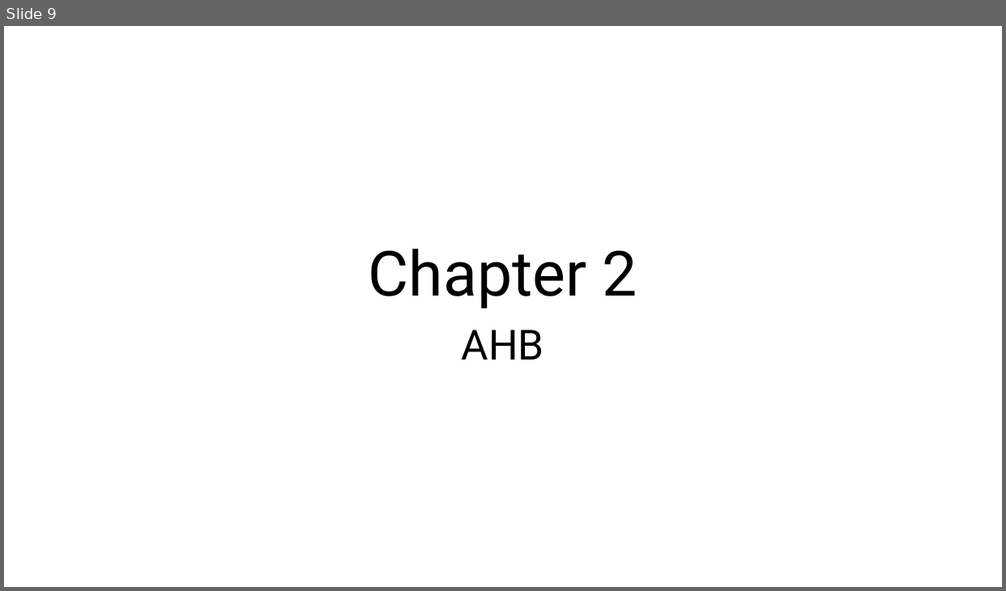
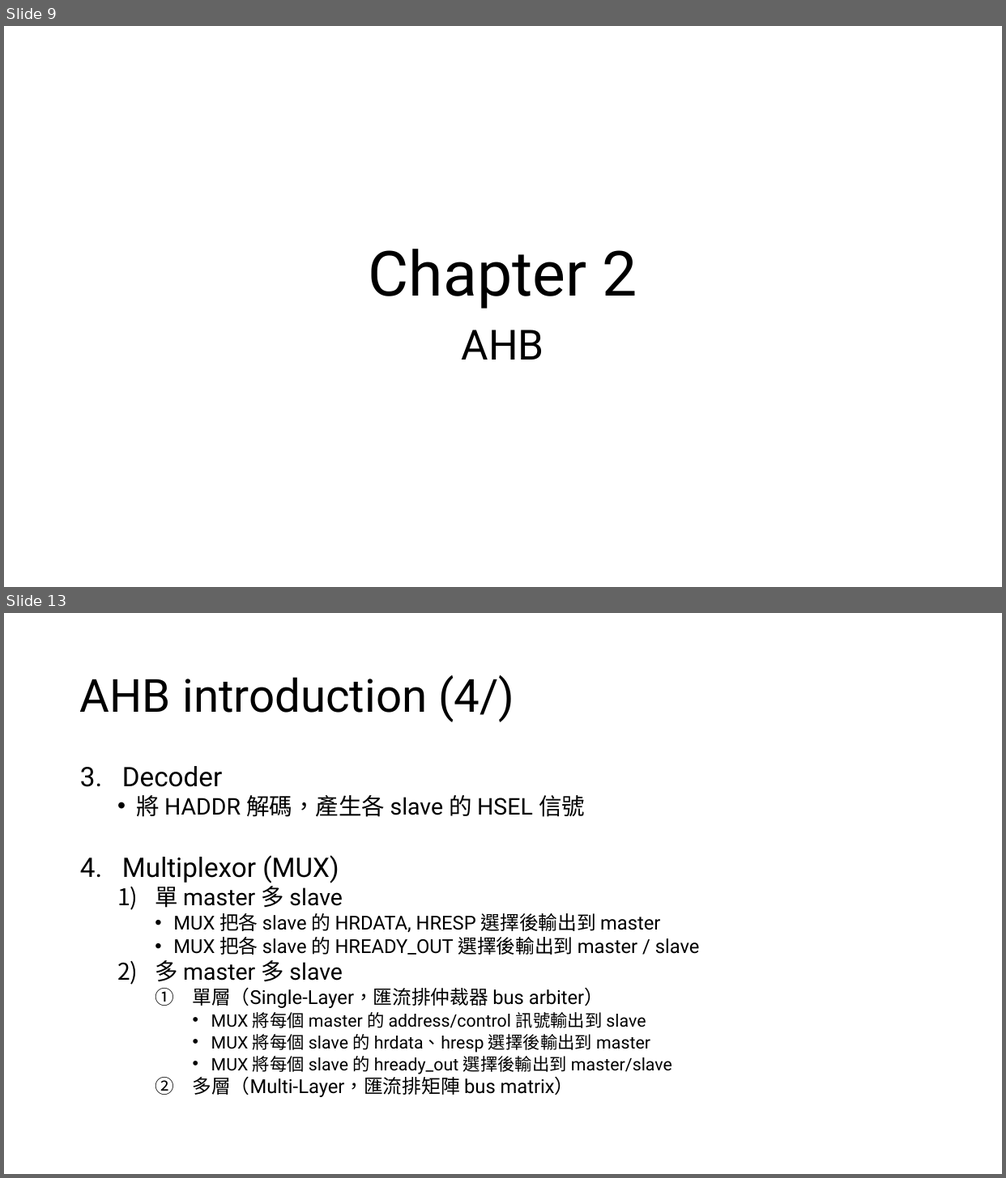
Before and after one commit to s9001055/DV_learning, a slide deck: AMBA/AMBA_learning.pptx. Shown one above the other, each under a label of ours: slide 9 before the commit, slides 9 and 13 after it; the slides between them are not shown. The pictures are 1006x591 and 1006x1178 pixels, drawn with LibreOffice and Linux fonts; fonts in the diff are those of the drawing. Boxes give left, top, right and bottom in pixels: in the first picture for what was removed or moved away, otherwise in the second. Text is boxed around its words. In the diff, an @@ line names an element or a change of style, - is before the commit and + after.

Commit message:
Modufy: AMBA/AMBA_learning.pptx 1. Add chapter 2 AHB introduction

```diff
--- a/AMBA/AMBA_learning.pptx
+++ b/AMBA/AMBA_learning.pptx
@@ slide 13 added at (4, 613, 1002, 1174), background #FFFFFF @@
@@ title added at (80, 675, 514, 722), 44 pt, text #000000 @@
+AHB introduction (4/)
@@ text added at (122, 766, 700, 1097), 18.5 pt, text #000000 @@
+3. Decoder
+  • 將 HADDR 解碼，產生各 slave 的 HSEL 信號
+4. Multiplexor (MUX)
+  1) 單 master 多 slave
+    • MUX 把各 slave 的 HRDATA, HRESP 選擇後輸出到 master
+    • MUX 把各 slave 的 HREADY_OUT 選擇後輸出到 master / slave
+  2) 多 master 多 slave
+    1. 單層（Single-Layer，匯流排仲裁器 bus arbiter）
+      • MUX 將每個 master 的 address/control 訊號輸出到 slave
+      • MUX 將每個 slave 的 hrdata、hresp 選擇後輸出到 master
+      • MUX 將每個 slave 的 hready_out 選擇後輸出到 master/slave
+    2. 多層（Multi-Layer，匯流排矩陣 bus matrix）
```
Also in this commit, not shown: 4 other slides added, 1 other file.
